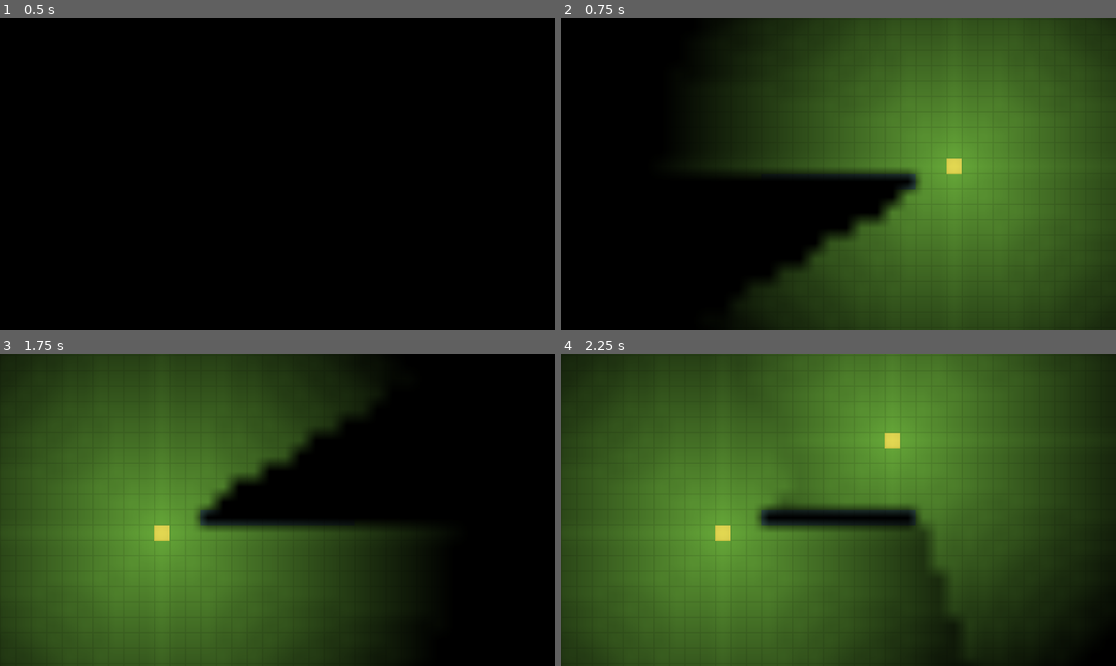
Above: before the commit, frames 1-4 (two rows, left to right).
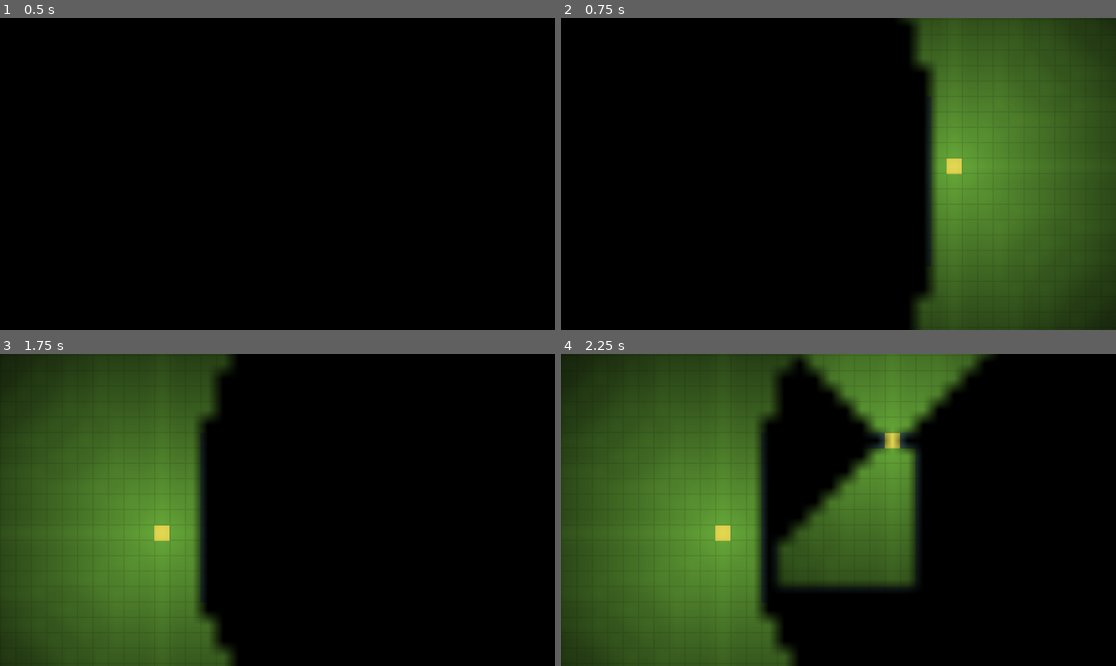
Above: after the commit, the same moments.

Repository: remyj4556/voxel-lighting
Game: Godot game, scene res://2d_grid_test.tscn
Two runs of this game, one before a commit and one after it. Both use one fixed random seed, a clock stepped at 60 frames per second and the inputs below.
Inputs (mouse positions are in pixels of both pictures, inside the frame that each line leads up to):
- Up to frame 1 (0.5 s): no input
- Up to frame 2 (0.75 s): tap Enter at 0.5 s; move the mouse to (960, 158) at 0.52 s; press the mouse at (960, 158) at 0.53 s
- Up to frame 3 (1.75 s): right-click (399, 494) at 0.8 s; tap Space at 1.25 s; move the mouse to (166, 525) at 1.27 s; release the mouse at (166, 525) at 1.28 s; right-click (166, 525) at 1.35 s; click (166, 525) at 1.55 s
- Up to frame 4 (2.25 s): tap Enter at 2 s; move the mouse to (894, 441) at 2.02 s; press the mouse at (894, 441) at 2.03 s

Frame 1 is identical in both runs. In frame 2, 30% of the frame differs, in the area x 23-68%, y 0-100%; in frame 3, 26%; in frame 4, 52%, in the area x 35-100%, y 0-100%.

Commit message:
allow placement of walls at runtime

Diff:
--- a/2d_grid_test.gd
+++ b/2d_grid_test.gd
@@ -34,20 +34,26 @@
 	light_grid.resize(WIDTH * HEIGHT)
 	block_grid.resize(WIDTH * HEIGHT)
 
-	#set_room_test(10)
-	set_wall_test(10)
+	set_room_test(10)
+	#set_wall_test(10)
 	#set_single_block_test()
 
 func _unhandled_input(event: InputEvent) -> void:
 	if event.is_action_pressed("PlaceLight"):
 		var mouse_pos : Vector2 = get_global_mouse_position()
 		var tile_pos := Vector2i(floori(mouse_pos.x / TILE_SIZE), floori(mouse_pos.y / TILE_SIZE))
-		place_block(tile_pos, LIGHT)
+		if block_grid[tile_pos.y * WIDTH + tile_pos.x] == LIGHT:
+			remove_block(tile_pos)
+		else:
+			place_block(tile_pos, LIGHT)
 		get_viewport().set_input_as_handled()
-	elif event.is_action_pressed("RemoveLight"):
+	elif event.is_action_pressed("PlaceWall"):
 		var mouse_pos : Vector2 = get_global_mouse_position()
 		var tile_pos := Vector2i(floori(mouse_pos.x / TILE_SIZE), floori(mouse_pos.y / TILE_SIZE))
-		remove_block(tile_pos)
+		if block_grid[tile_pos.y * WIDTH + tile_pos.x] == WALL:
+			remove_block(tile_pos)
+		else:
+			place_block(tile_pos, WALL)
 		get_viewport().set_input_as_handled()
 
 func update_light_values(update_source_pos: Vector2i) -> void:
@@ -61,10 +67,13 @@
 
 	if block_id == LIGHT:
 		update_light_values(pos)
+	else:
+		recompute_lights()
+
 
 func remove_block(pos: Vector2i) -> void:
 	place_block(pos, GRASS)
-	remove_light(pos)
+	recompute_lights()
 
 func get_corner_pos(pos: Vector2i, corner: Corners) -> Vector2:
 	var dx : Array[float] = [0, 1, 1, 0]
@@ -211,7 +220,7 @@
 	light_grid[pos.y * WIDTH + pos.x] = value
 	light_overlay.set_light(pos, float(value) / MAX_LIGHT_INTENSITY)
 
-func remove_light(pos: Vector2i) -> void:
+func recompute_lights() -> void:
 	# reset light grid and light overlay to 0
 	light_grid.fill(0)
 	for cell in light_grid.size():
--- a/project.godot
+++ b/project.godot
@@ -22,7 +22,7 @@
 "events": [Object(InputEventMouseButton,"resource_local_to_scene":false,"resource_name":"","device":-1,"window_id":0,"a …(253 unchanged characters)…
 ]
 }
-RemoveLight={
+PlaceWall={
 "deadzone": 0.2,
 "events": [Object(InputEventMouseButton,"resource_local_to_scene":false,"resource_name":"","device":-1,"window_id":0,"a …(253 unchanged characters)…
 ]
